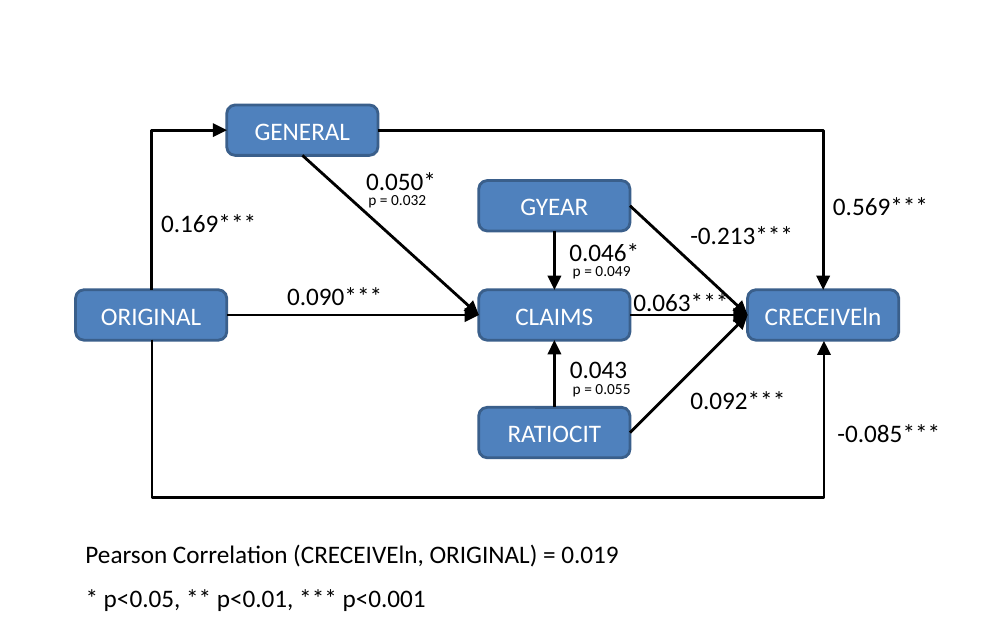
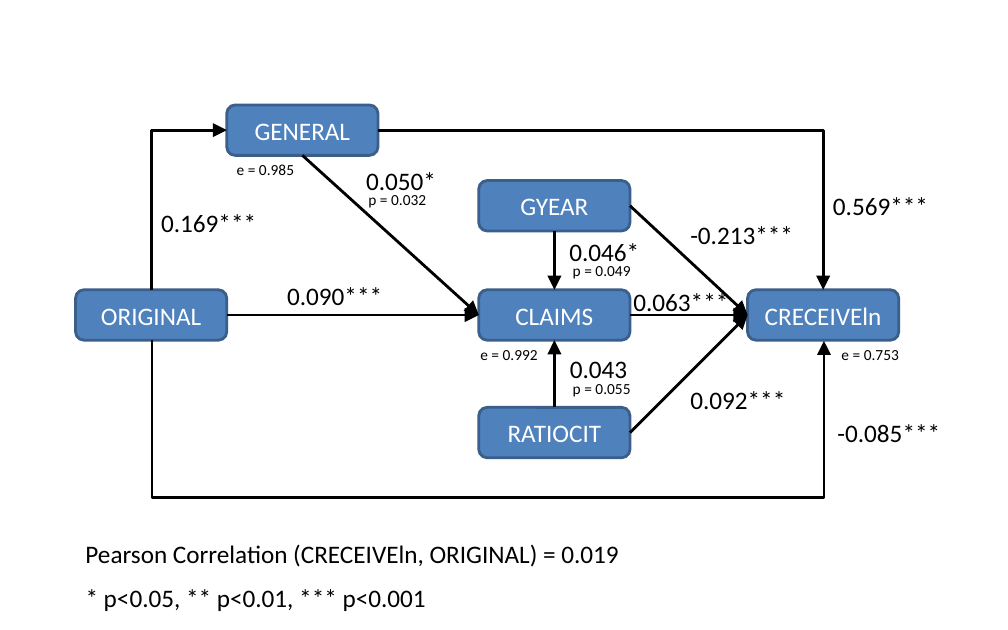
Before and after one commit to SLU-Courses-Townes/SOC6100, a slide deck: slide 6 of Assignments/Assignment03/Results/Townes_SOC6100_Assignment03_PathAnalysisModel_Diagram_v00.pptx. Drawn at 1008x630 pixels with LibreOffice and Linux fonts; fonts in the diff are those of the drawing. Boxes give left, top, right and bottom in pixels: in the first picture for what was removed or moved away, otherwise in the second. Text is boxed around its words. In the diff, an @@ line names an element or a change of style, - is before the commit and + after.

```diff
--- a/Assignments/Assignment03/Results/Townes_SOC6100_Assignment03_PathAnalysisModel_Diagram_v00.pptx
+++ b/Assignments/Assignment03/Results/Townes_SOC6100_Assignment03_PathAnalysisModel_Diagram_v00.pptx
@@ text added at <box>237,164,294,175</box>, 11 pt, text #000000 @@
+e = 0.985
@@ text added at <box>480,350,538,360</box>, 11 pt, text #000000 @@
+e = 0.992
@@ text added at <box>841,350,899,360</box>, 11 pt, text #000000 @@
+e = 0.753
```
Also in this commit, not shown: 1 other file.
